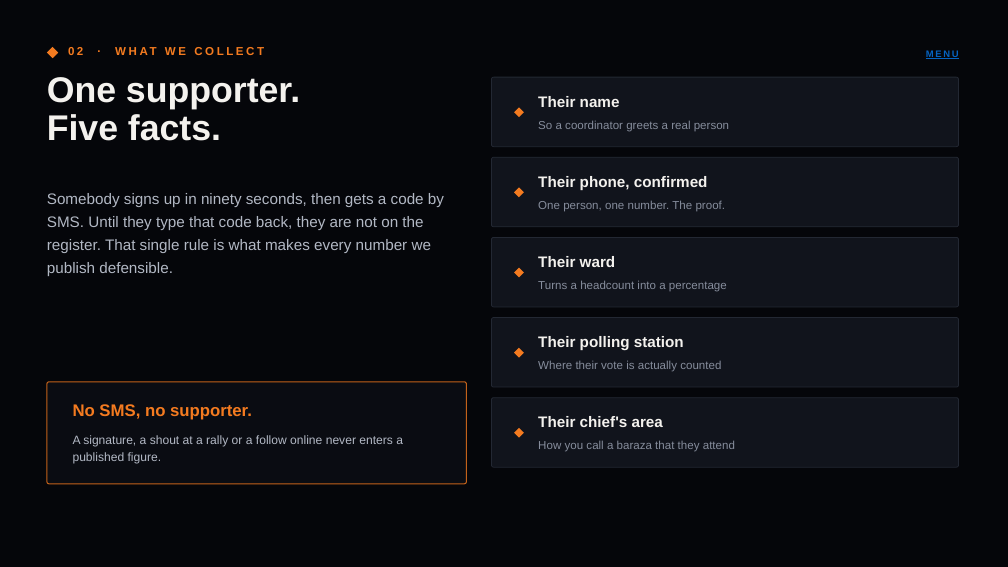
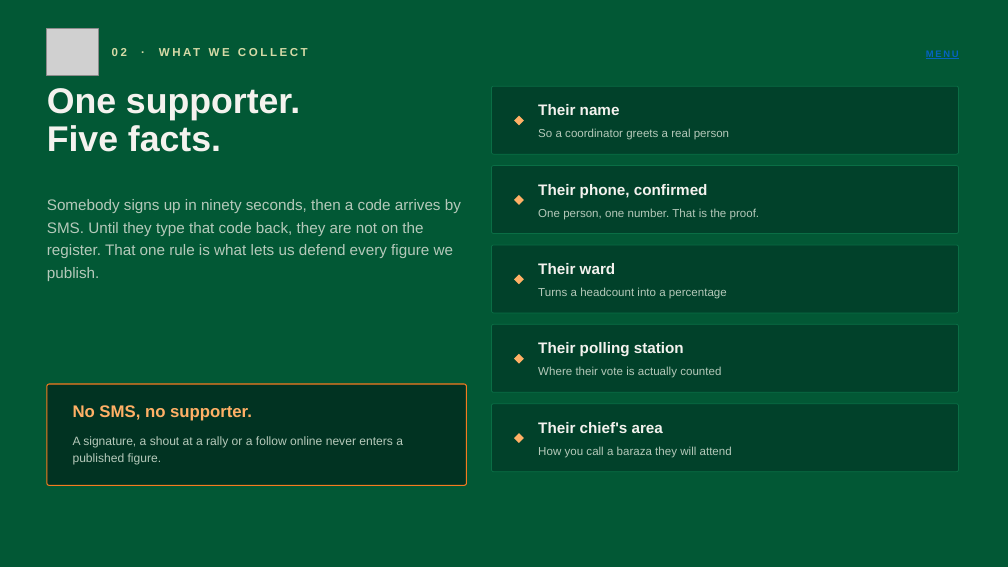
Before and after one commit to breezy-ke/Jarvis-, a slide deck: slide 4 of akiyar/docs/turkana-board-deck.pptx. Drawn at 1008x567 pixels with LibreOffice and Linux fonts; fonts in the diff are those of the drawing; grey boxes stand for pictures. Boxes give left, top, right and bottom in pixels: in the first picture for what was removed or moved away, otherwise in the second. Text is boxed around its words. In the diff, an @@ line names an element or a change of style, - is before the commit and + after.

```diff
--- a/akiyar/docs/turkana-board-deck.pptx
+++ b/akiyar/docs/turkana-board-deck.pptx
@@ background #05060A to #025835 @@
@@ picture added at (x1=47, y1=29, x2=98, y2=76) @@
@@ diamond removed at (x1=47, y1=47, x2=58, y2=58) @@
@@ text "02 · WHAT WE COLLECT" moved from (x1=68, y1=47, x2=83, y2=55) to (x1=112, y1=48, x2=127, y2=56) @@
@@ text "02 · WHAT WE COLLECT" at (x1=112, y1=48, x2=127, y2=56): text colour #F47B20 to #D6DAA7 @@
@@ text "One supporter." moved from (x1=47, y1=77, x2=300, y2=141) to (x1=47, y1=88, x2=300, y2=152) @@
@@ 3 texts, 3 rounded rectangles, 1 diamond moved together from (x1=492, y1=77, x2=959, y2=307) to (x1=492, y1=86, x2=959, y2=313) @@
@@ fill #11141C to #01412A; outline #232833 0.75 pt to #0A6E45 0.75 pt in 5 elements at (x1=492, y1=404, x2=959, y2=472), (x1=492, y1=324, x2=959, y2=392), (x1=492, y1=245, x2=959, y2=313), (x1=492, y1=166, x2=959, y2=234), (x1=492, y1=86, x2=959, y2=154) @@
@@ fill #F47B20 to #FFB066 in 5 elements at (x1=514, y1=433, x2=524, y2=443), (x1=514, y1=354, x2=524, y2=364), (x1=514, y1=274, x2=524, y2=284), (x1=514, y1=195, x2=524, y2=205), (x1=514, y1=116, x2=524, y2=126) @@
@@ text colour #868D9C to #B5C9BA in 3 elements at (x1=538, y1=366, x2=721, y2=378), (x1=538, y1=287, x2=727, y2=299), (x1=538, y1=128, x2=729, y2=140) @@
@@ text at (x1=47, y1=199, x2=461, y2=281): text changed; text colour #B2B8C4 to #B5C9BA @@
-Somebody signs up in ninety seconds, then gets a code by SMS. Until they type that code back, they are not on the register. That single rule is what makes every number we publish defensible.
+Somebody signs up in ninety seconds, then a code arrives by SMS. Until they type that code back, they are not on the register. That one rule is what lets us defend every figure we publish.
@@ 4 texts, 4 diamonds, 2 rounded rectangles moved together from (x1=492, y1=188, x2=959, y2=467) to (x1=492, y1=195, x2=959, y2=472) @@
@@ text at (x1=538, y1=208, x2=760, y2=220): text changed; text colour #868D9C to #B5C9BA @@
-One person, one number. The proof.
+One person, one number. That is the proof.
@@ rounded rectangle at (x1=47, y1=384, x2=467, y2=485): fill #0A0C12 to #013322; outline #C3621A 1 pt to #F47B20 1 pt @@
@@ text "No SMS, no supporter." at (x1=73, y1=405, x2=252, y2=421): text colour #F47B20 to #FFB066 @@
@@ text "A signature, a shout at ..." at (x1=73, y1=436, x2=403, y2=465): text colour #B2B8C4 to #B5C9BA @@
@@ text at (x1=538, y1=446, x2=732, y2=458): text changed; text colour #868D9C to #B5C9BA @@
-How you call a baraza that they attend
+How you call a baraza they will attend
```
Also in this commit, not shown: 12 other slides changed, 10 other files.
